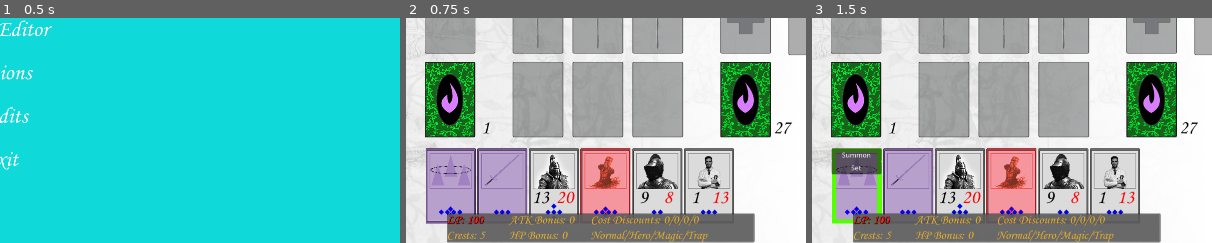
Above: before the commit, frames 1-3 (left to right).
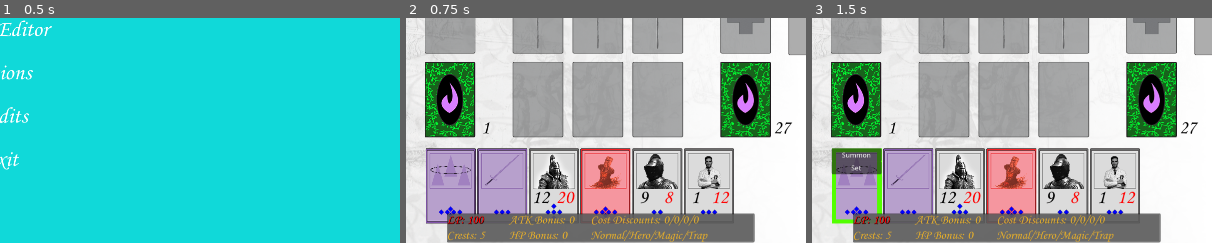
Above: after the commit, the same moments.

Repository: Prototype1364/Card-Wars
Game: Godot game, scene res://Scenes/MainScenes/SceneHandler.tscn
The game is run twice, just before and just after one commit, with the same random seed, the same clock (stepped at 60 frames per second) and the same inputs.
Inputs (mouse positions are % of the whole screen's width and height, from its top left):
- Up to frame 1 (0.5 s): no input
- Up to frame 2 (0.75 s): click "Quick Play" at 0.5 s
- Up to frame 3 (1.5 s): click (56, 87) at 1.27 s
The pictures show only the part of the screen within x 50-100%, y 50-100%; the shares and areas given below are measured in that part.

Frame 1 is identical in both runs. In frame 2, 0.1% of the frame differs, in the area x 34-81%, y 77-83%; in frame 3, 0.1%.

Commit message:
Various bug fixes.

Diff:
--- a/Data/CardDB.json
+++ b/Data/CardDB.json
@@ -6030,9 +6030,9 @@
         "CardType": "Hero",
         "EffectType": "Periodic",
         "AnchorText": "Kinship",
-        "ResolveSide": "Self",
-        "ResolvePhase": "Any",
-        "ResolveStep": "Any",
+        "ResolveSide": "Opponent",
+        "ResolvePhase": "Battle Phase",
+        "ResolveStep": "Damage",
         "Attribute": "Olympian",
         "Description": "Divides incoming damage to itself by the number of fusions it is supported by on the field.",
         "EffectText": "Divides incoming damage to itself by the number of fusions it is supported by on the field.",
--- a/Singletons/Card_Effects.gd
+++ b/Singletons/Card_Effects.gd
@@ -140,13 +140,12 @@
 				SignalBus.emit_signal("Reparent_Nodes", card, Destination_Node)
 				return # Exit function if Fusion Summon is successful (without checking MainDeck until next turn)
 
-		# Perform Fusion Summon if a copy of the card exists in the MainDeck
+		# Perform Fusion Summon(s) if a copy of the card exists in the MainDeck
 		for deck_card in Cards_In_Main_Deck:
 			if deck_card.Name == card.Name:
 				card.set_fusion_level(1, "Add")
 				SignalBus.emit_signal("Reparent_Nodes", deck_card, Destination_Node)
 				deck_card.Update_Data()
-				break
 
 func Cryptid(card):
 	pass
@@ -224,6 +223,7 @@
 
 func Support(card):
 	var Valid_Card = true if On_Field(card) && Resolvable_Card(card) && Valid_GameState(card) && Valid_Effect_Type(card) else false
+	var Valid_Card_Ignoring_GameState = true if On_Field(card) and Resolvable_Card(card) and Valid_Effect_Type(card) else false
 	var Side = "W" if GameData.Current_Turn == "Player" else "B"
 	var Fighter = BF.Get_Field_Card_Data(Side, "Fighter")[0] if BF.Get_Field_Card_Data(Side, "Fighter") != [] else null
 
@@ -244,7 +244,7 @@
 			SignalBus.emit_signal("Reparent_Nodes", card, Destination_Node)
 			card.Reset_Stats_On_Capture()
 
-	if GameData.Current_Step == "Start":
+	if GameData.Current_Step == "Start" and Valid_Card_Ignoring_GameState:
 		card.set_health(min(card.Revival_Health, ceil(card.Revival_Health / 10)), "Add")
 
 func Titan(card):
@@ -258,6 +258,7 @@
 
 func Warrior(card):
 	var Valid_Card = true if On_Field(card) && Resolvable_Card(card) && Valid_GameState(card) && Valid_Effect_Type(card) else false
+	var Valid_Card_Ignoring_GameState = true if On_Field(card) and Resolvable_Card(card) and Valid_Effect_Type(card) else false
 	var Side = "W" if GameData.Current_Turn == "Player" else "B"
 	var Fighter = BF.Get_Field_Card_Data(Side, "Fighter")[0] if BF.Get_Field_Card_Data(Side, "Fighter") != [] else null
 
@@ -272,7 +273,7 @@
 		card.set_attack(min(card.Attack, Attack_Transfer_Value), "Remove")
 		card.set_attack_bonus(ATK_Bonus_Reduction, "Remove")
 
-	if GameData.Current_Step == "Start":
+	if GameData.Current_Step == "Start" and Valid_Card_Ignoring_GameState:
 		card.set_attack(min(card.Base_Attack, ceil(card.Base_Attack / 10)), "Add")
 
 func Wizard(card):
@@ -344,7 +345,7 @@
 		var Hero_Deck = BF.Get_Field_Card_Data(Side_Opp, "HeroDeck")
 
 		if Hero_Deck != []:
-			var Targeted_Hero = Hero_Deck[BC.Dice_Roll(len(Hero_Deck))]
+			var Targeted_Hero = Hero_Deck[BC.Dice_Roll(len(Hero_Deck)) - 1]
 			var damage_dealt = int(floor(BC.Dice_Roll(5) / 10 * Targeted_Hero.Health))
 			if not Targeted_Hero.is_immune("Card Effect", card):
 				Targeted_Hero.set_health(damage_dealt, "Remove")
@@ -632,7 +633,8 @@
 func Kinship(card):
 	var Valid_Card = true if On_Field(card) && Resolvable_Card(card) && Valid_GameState(card) && Valid_Effect_Type(card) else false
 
-	if Valid_Card:
+	if Valid_Card and card.Can_Activate_Effect:
+		card.Can_Activate_Effect = false
 		if card == GameData.Target:
 			var Card_Side = "W" if card.get_parent().name.left(1) == "W" else "B"
 			var Cards_On_Field = BF.Get_Field_Card_Data(Card_Side, "Fighter") + BF.Get_Field_Card_Data(Card_Side, "R")
@@ -641,7 +643,7 @@
 			# Find Excess Fusion Level of Reinforcers
 			var total_fusion_level = 1
 			for current_card in Cards_On_Field:
-				total_fusion_level += current_card.Fusion_Level if current_card != card and current_card.Fusion_Level > 1 else 0
+				total_fusion_level += current_card.Fusion_Level - 1 if current_card != card and current_card.Fusion_Level > 1 else 0
 
 			# Heal back the difference between net damage and true damage taken
 			var true_damage_taken = int(floor(net_damage / total_fusion_level))
@@ -1039,11 +1041,11 @@
 	if Valid_Card and Fighter != null and card.Can_Activate_Effect:
 		Fighter.set_attack_bonus(3, "Add")
 
-func Cursed_Mirror(card):
-	var Valid_Card = true if On_Field(card) && Resolvable_Card(card) && Valid_GameState(card) && Valid_Effect_Type(card) else false
-	var Side_Opp = "B" if GameData.Current_Turn == "Player" else "W"
-
-	if Valid_Card and GameData.Attacker != null:
+func Cursed_Mirror(card): # NOTE: Should tokens be spawning on start of enemy turn instead of start of next player turn? Trap cards like this feel slow under current implementation.
+	var Valid_Card = true if On_Field(card) && Resolvable_Card(card) && Valid_GameState(card) && Valid_Effect_Type(card) else false
+	var Side_Opp = "B" if GameData.Current_Turn == "Player" else "W"
+
+	if Valid_Card and GameData.Attacker != null and card.Tokens > 0:
 		card.set_tokens(0, "Reset")
 		GameData.Target.set_health(GameData.Attacker.get_net_damage(), "Add")
 		if not GameData.Attacker.is_immune("Card Effect", card):
